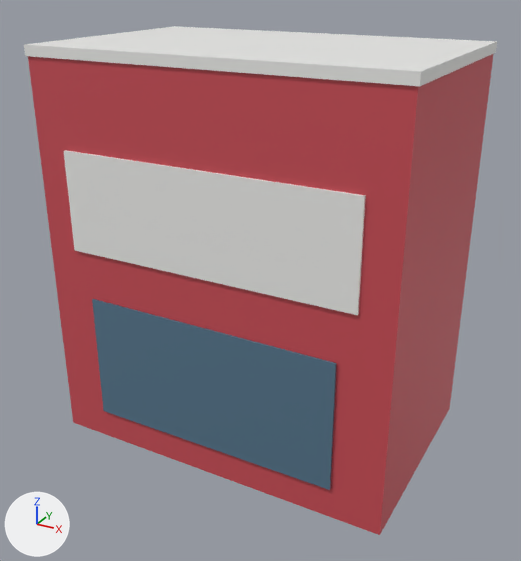
A saved change to the glTF model worlds/akihabara/public/models/camera_store.glb.
One viewpoint serves both versions: a 50 mm camera at (20.1, -35.0, 28.6) aimed at (0.4, 0.7, 10.8). Lighting does not change. The marker at lower left points along +X, +Y and +Z. The picture after the commit comes second. Where no turn or scale is listed for an object, it has been applied to the vertices.

Before the edit, the objects in view are built like this:
```python
me_glass = bpy.data.meshes.new('Glass')
me_glass.from_pydata(...)  # 8 vertices, 12 faces; spans x -8.0..8.0, y -5.2..-5.0, z 2.0..10.0
me_glass.materials.append(mat_camerastore_glass)  # blue #6c90aa
me_red = bpy.data.meshes.new('Red')
me_red.from_pydata(...)  # a box spanning x -11.0..11.0, y -5.0..9.0, z 0.0..24.0
me_red.materials.append(mat_camerastore_red)  # red #ce5059
me_white = bpy.data.meshes.new('White')
me_white.from_pydata(...)  # a box spanning x -9.0..9.0, y -5.2..-5.0, z 13.0..19.0; a box spanning x -11.1..11.1, y -5.1..9.1, z 24.0..24.6
me_white.materials.append(mat_camerastore_white)  # white #f3f3f1
ob_camerastore_glass = bpy.data.objects.new('CameraStore.Glass', me_glass)
ob_camerastore_glass.location = (0.0, 0.0, 0.0)
ob_camerastore_red = bpy.data.objects.new('CameraStore.Red', me_red)
ob_camerastore_red.location = (0.0, 0.0, 0.0)
ob_camerastore_white = bpy.data.objects.new('CameraStore.White', me_white)
ob_camerastore_white.location = (0.0, 0.0, 0.0)
```
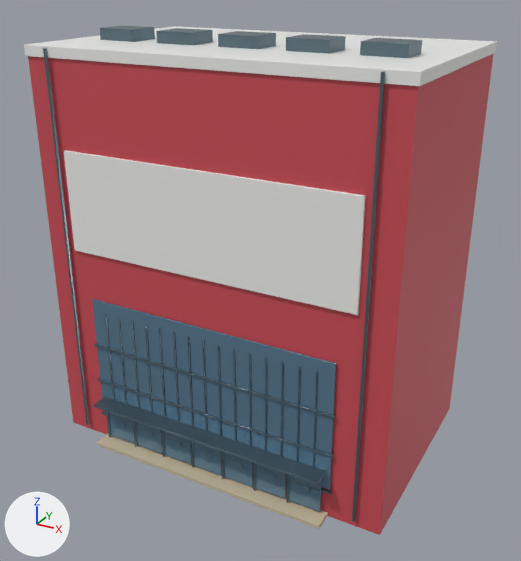
Changed parts and their boxes [x1, y1, x2, y2] in the pictures (521 x 561 px):
```json
{"object": "Detail.camera_store.Detail.Metal", "change": "added", "after": [43, 26, 422, 522]}
{"object": "Detail.camera_store.Detail.Glass", "change": "added", "after": [108, 412, 322, 512], "on screen": "blue"}
{"object": "Detail.camera_store.Detail.Stone", "change": "added", "after": [97, 433, 328, 529], "on screen": "beige"}
```

The change, as JSON lines over the scene's bpy script:
```json
{"op": "add", "block": "img_camera_store_stone", "code": ["img_camera_store_stone = load_image('camera_store-stone', '_unpacked/camera_store-stone', 256, 256, 'Non-Color')"]}
{"op": "add", "block": "img_camera_store_metal", "code": ["img_camera_store_metal = load_image('camera_store-metal', '_unpacked/camera_store-metal', 256, 256, 'Non-Color')"]}
{"op": "add", "block": "mat_detail_camera_store_stone", "code": ["mat_detail_camera_store_stone = bpy.data.materials.new('Detail.camera_store.Stone')", "# colours: beige #c7bb9f", "# uses the picture img_camera_store_stone"]}
{"op": "add", "block": "mat_detail_camera_store_metal", "code": ["mat_detail_camera_store_metal = bpy.data.materials.new('Detail.camera_store.Metal')", "# colours: greyish blue #687d87", "# uses the picture img_camera_store_metal"]}
{"op": "add", "block": "me_camera_store_stone_mesh", "code": ["me_camera_store_stone_mesh = bpy.data.meshes.new('camera_store.Stone.Mesh')", "me_camera_store_stone_mesh.from_pydata(...)  # 56 vertices, 108 faces; spans x -7.9..7.9, y -6.2..-4.6, z 0.0..0.3", "me_camera_store_stone_mesh.materials.append(mat_detail_camera_store_stone)"]}
{"op": "add", "block": "me_camera_store_metal_mesh", "code": ["me_camera_store_metal_mesh = bpy.data.meshes.new('camera_store.Metal.Mesh')", "me_camera_store_metal_mesh.from_pydata(...)  # 3884 vertices, 7488 faces; spans x -9.6..9.6, y -6.3..1.0, z 0.3..25.2", "me_camera_store_metal_mesh.materials.append(mat_detail_camera_store_metal)"]}
{"op": "add", "block": "me_camera_store_glass_mesh", "code": ["me_camera_store_glass_mesh = bpy.data.meshes.new('camera_store.Glass.Mesh')", "me_camera_store_glass_mesh.from_pydata(...)  # 392 vertices, 756 faces; spans x -7.5..7.5, y -5.3..-5.2, z 0.4..3.0", "me_camera_store_glass_mesh.materials.append(mat_camerastore_glass)  # blue #6c90aa"]}
{"op": "add", "block": "ob_detail_camera_store_detail_stone", "code": ["ob_detail_camera_store_detail_stone = bpy.data.objects.new('Detail.camera_store.Detail.Stone', me_camera_store_stone_mesh)", "ob_detail_camera_store_detail_stone.location = (0.0, 0.0, 0.0)"]}
{"op": "add", "block": "ob_detail_camera_store_detail_metal", "code": ["ob_detail_camera_store_detail_metal = bpy.data.objects.new('Detail.camera_store.Detail.Metal', me_camera_store_metal_mesh)", "ob_detail_camera_store_detail_metal.location = (0.0, 0.0, 0.0)"]}
{"op": "add", "block": "ob_detail_camera_store_detail_glass", "code": ["ob_detail_camera_store_detail_glass = bpy.data.objects.new('Detail.camera_store.Detail.Glass', me_camera_store_glass_mesh)", "ob_detail_camera_store_detail_glass.location = (0.0, 0.0, 0.0)"]}
```
